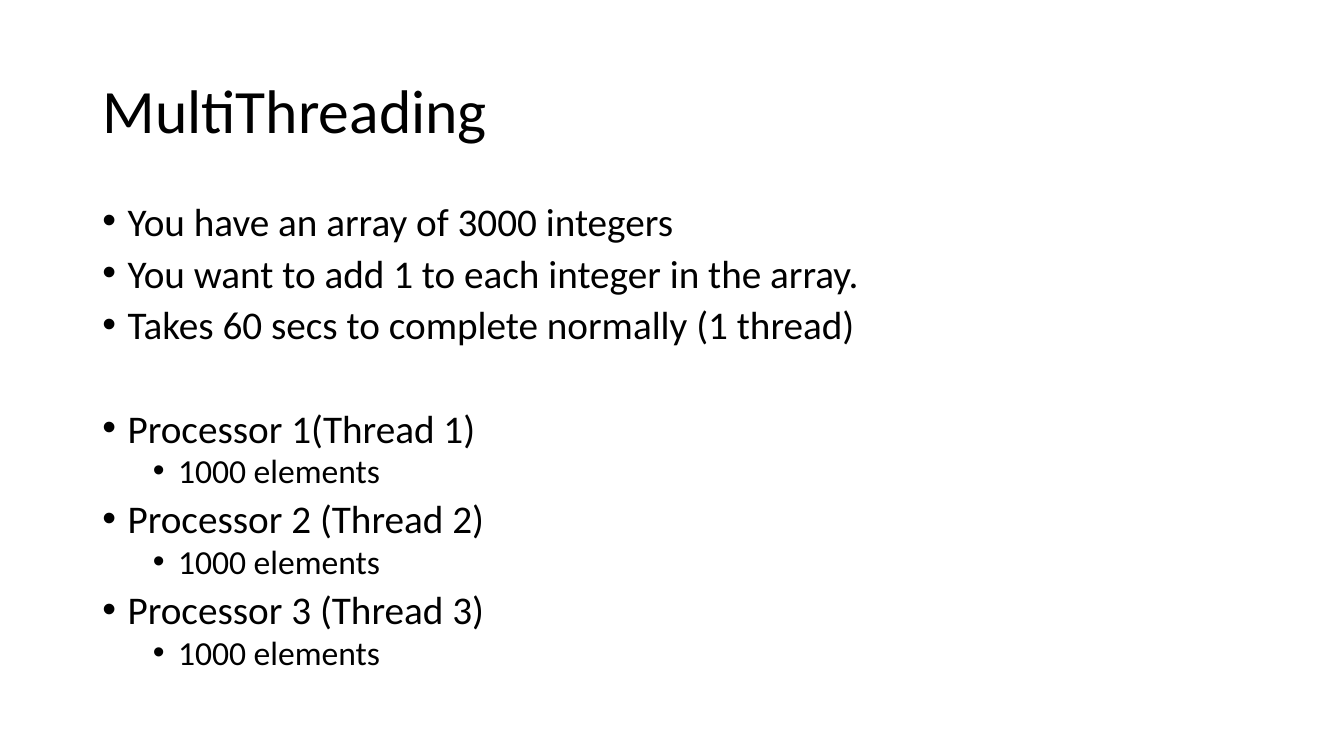
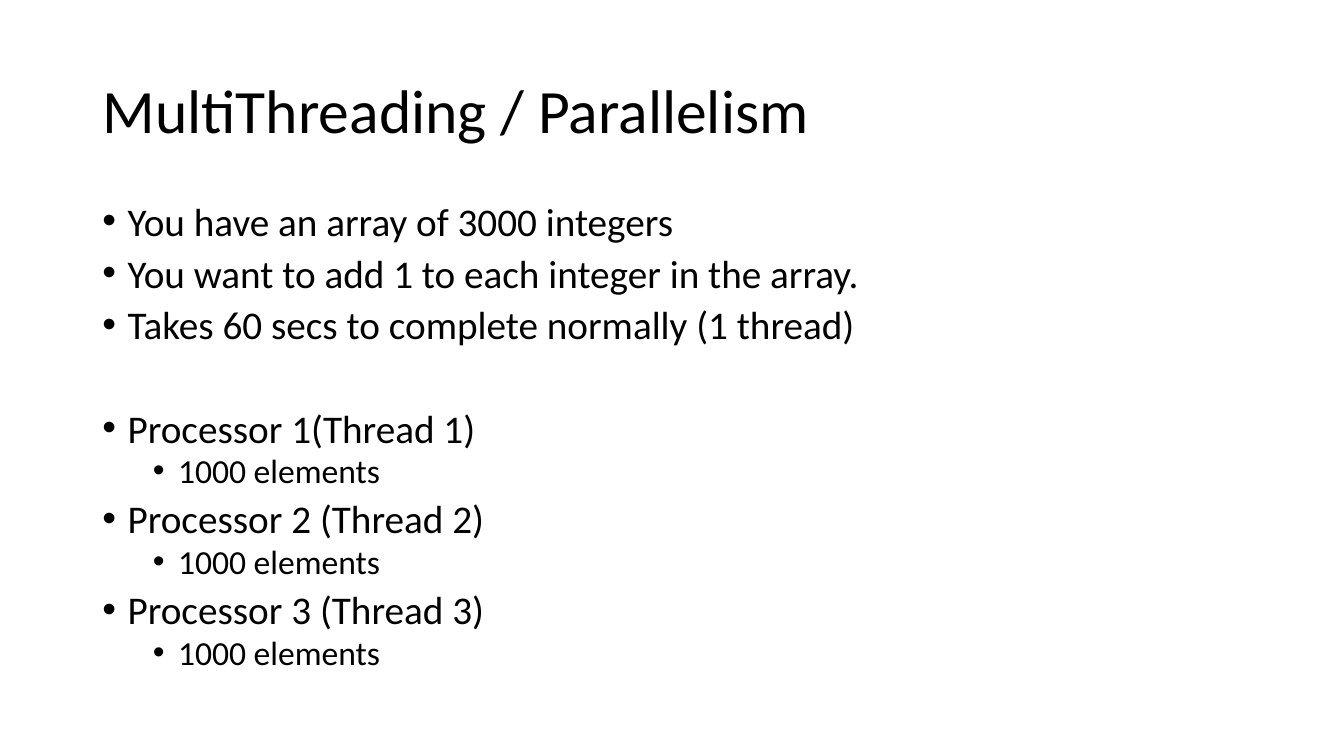
Before and after one commit to 220926NET/trainer-code, a slide deck: slide 21 of Notes/Week4/MarkDrawrings.pptx. Drawn at 1344x756 pixels with LibreOffice and Linux fonts; fonts in the diff are those of the drawing. Boxes give left, top, right and bottom in pixels: in the first picture for what was removed or moved away, otherwise in the second. Text is boxed around its words. In the diff, an @@ line names an element or a change of style, - is before the commit and + after.

```diff
--- a/Notes/Week4/MarkDrawrings.pptx
+++ b/Notes/Week4/MarkDrawrings.pptx
@@ title at (102, 90, 808, 144): text changed @@
-MultiThreading
+MultiThreading / Parallelism
```
Also in this commit, not shown: 3 other slides changed, 6 other files.
